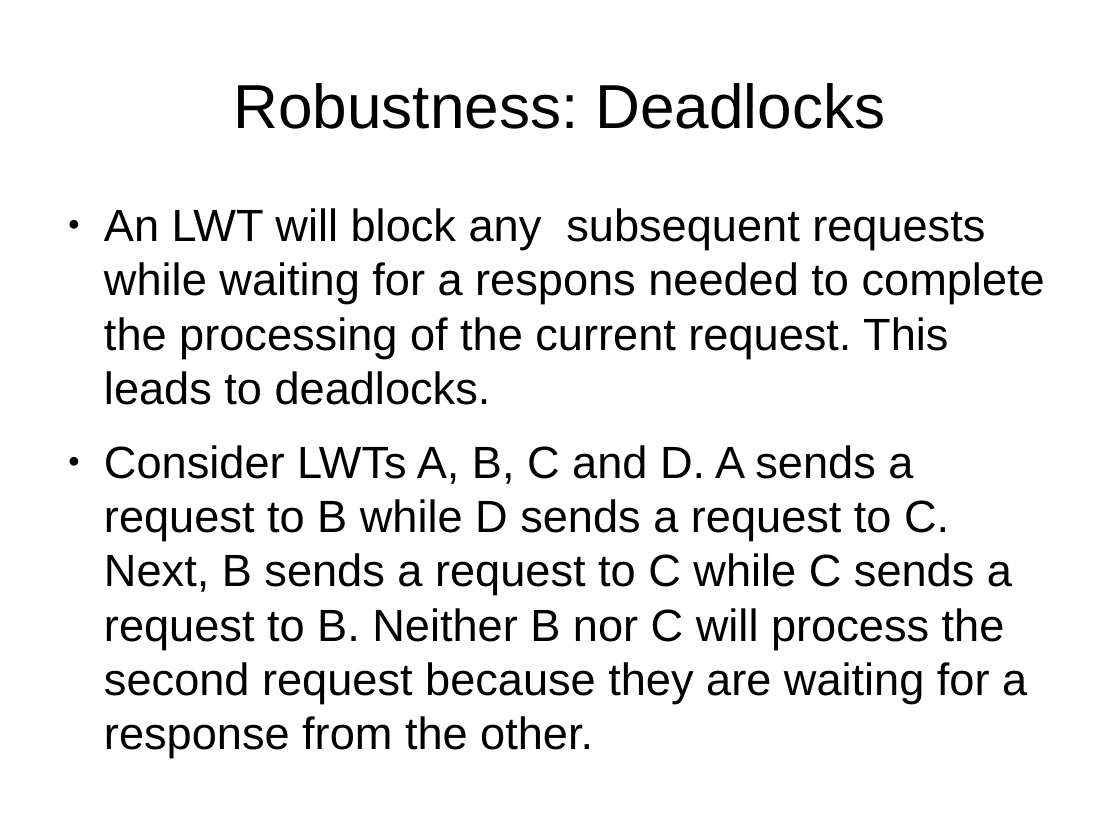
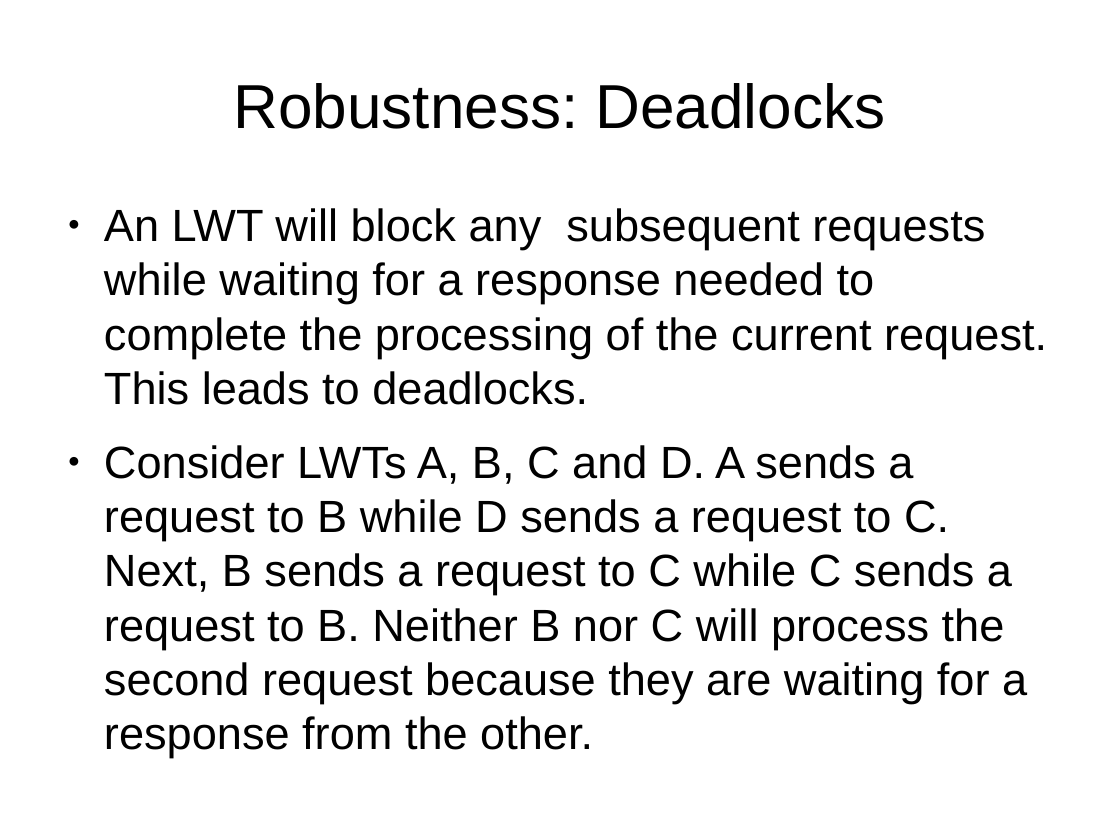
Before and after one commit to laforge49/JActor2, a slide deck: slide 7 of docs/JactorForDummies.odp. Drawn at 1120x840 pixels with LibreOffice and Linux fonts; fonts in the diff are those of the drawing. Boxes give left, top, right and bottom in pixels: in the first picture for what was removed or moved away, otherwise in the second. Text is boxed around its words. In the diff, an @@ line names an element or a change of style, - is before the commit and + after.

Commit message:
new link for slides

```diff
--- a/docs/JactorForDummies.odp
+++ b/docs/JactorForDummies.odp
@@ text at (104, 208, 1047, 405): text changed @@
-● An LWT will block any subsequent requests while waiting for a respons needed to complete the processing of the current request. This leads to deadlocks.
+● An LWT will block any subsequent requests while waiting for a response needed to complete the processing of the current request. This leads to deadlocks.
```
Also in this commit, not shown: 1 other file.
